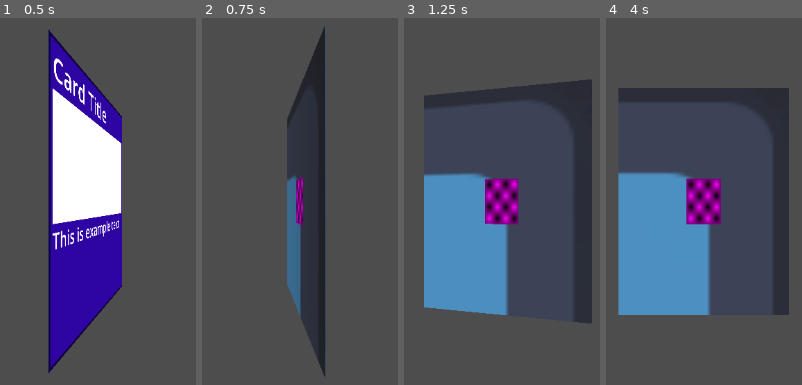
Above: before the commit, frames 1-4 (left to right).
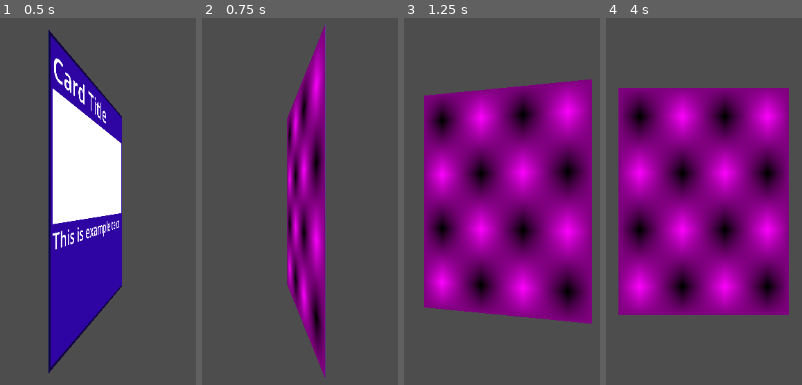
Above: after the commit, the same moments.

Repository: MamaDespik/GGJ-1
Game: Godot game, scene res://Cards/Card.tscn
The game is run twice, just before and just after one commit, with the same random seed, the same clock (stepped at 60 frames per second) and the same inputs. This scene is started directly instead of the project's main scene. The engine's default icon, where the game draws it, is replaced by a stand-in: a white triangle on a blue panel in a dark square.
Inputs:
- Up to frame 1 (0.5 s): no input
- Up to frame 2 (0.75 s): hold D (move_right) from 0.53 s (still down)
- Up to frame 3 (1.25 s): keep holding D (move_right)
- Up to frame 4 (4 s): release D (move_right) at 1.28 s; hold S (move_down) 1.28-2.03 s; hold D (move_right) 2.03-2.78 s; hold W (move_up) 2.78-3.53 s; hold A (move_left) from 3.53 s (still down)

Frame 1 is identical in both runs. In frame 2, 14% of the frame differs, in the area x 43-64%, y 1-99%; in frame 3, 53%; in frame 4, 53%, in the area x 6-94%, y 19-81%.

Commit message:
Organizational Tweaks

Diff:
--- a/godovelopment-game-jam-1/Cards/Card.tscn
+++ b/godovelopment-game-jam-1/Cards/Card.tscn
@@ -1,54 +1,54 @@
 [gd_scene load_steps=9 format=3 uid="uid://cb2547m4s54t2"]
 
-[ext_resource type="Texture2D" uid="uid://thnj12t7c3yd" path="res://Assets/icon.svg" id="1_oclfm"]
-[ext_resource type="Script" uid="uid://dhd6jwyvscbs1" path="res://Cards/card.gd" id="2_fynp6"]
-[ext_resource type="PackedScene" uid="uid://dc5awr60mathl" path="res://Cards/card_front.tscn" id="3_fynp6"]
+[ext_resource type="Script" uid="uid://dhd6jwyvscbs1" path="res://Cards/card.gd" id="1_470ht"]
+[ext_resource type="Texture2D" uid="uid://thnj12t7c3yd" path="res://Assets/icon.svg" id="2_wsk7e"]
+[ext_resource type="PackedScene" uid="uid://dc5awr60mathl" path="res://Cards/card_front.tscn" id="3_trd61"]
+
+[sub_resource type="ViewportTexture" id="ViewportTexture_37kl0"]
+viewport_path = NodePath("CardSprite/CardModelViewport")
 
 [sub_resource type="BoxMesh" id="BoxMesh_8uh7m"]
 size = Vector3(3.75, 5, 0.01)
 
 [sub_resource type="StandardMaterial3D" id="StandardMaterial3D_6uqi0"]
-albedo_texture = ExtResource("1_oclfm")
+albedo_texture = ExtResource("2_wsk7e")
 
 [sub_resource type="ViewportTexture" id="ViewportTexture_oclfm"]
-viewport_path = NodePath("CardFrontViewport")
+viewport_path = NodePath("CardSprite/CardModelViewport/CardModel/CardFront/CardFrontViewport")
 
 [sub_resource type="PlaceholderTexture2D" id="PlaceholderTexture2D_wqwah"]
-size = Vector2(75, 100)
-
-[sub_resource type="ViewportTexture" id="ViewportTexture_37kl0"]
-viewport_path = NodePath("CardModelViewport")
+size = Vector2(375, 500)
 
 [node name="Card" type="Node2D"]
 
-[node name="CardModelViewport" type="SubViewport" parent="."]
+[node name="CardSprite" type="Sprite2D" parent="."]
+position = Vector2(324, 311)
+texture = SubResource("ViewportTexture_37kl0")
 
-[node name="CardModel" type="MeshInstance3D" parent="CardModelViewport"]
+[node name="CardModelViewport" type="SubViewport" parent="CardSprite"]
+
+[node name="CardModel" type="MeshInstance3D" parent="CardSprite/CardModelViewport"]
 mesh = SubResource("BoxMesh_8uh7m")
 surface_material_override/0 = SubResource("StandardMaterial3D_6uqi0")
-script = ExtResource("2_fynp6")
+script = ExtResource("1_470ht")
 
-[node name="CardFront" type="Sprite3D" parent="CardModelViewport/CardModel"]
+[node name="CardFront" type="Sprite3D" parent="CardSprite/CardModelViewport/CardModel"]
 transform = Transform3D(1, 0, 0, 0, 1, 0, 0, 0, 1, 0, 0, 0.006)
 pixel_size = 0.005
 texture = SubResource("ViewportTexture_oclfm")
 
-[node name="CardBack" type="Sprite3D" parent="CardModelViewport/CardModel"]
+[node name="CardFrontViewport" type="SubViewport" parent="CardSprite/CardModelViewport/CardModel/CardFront"]
+size = Vector2i(750, 1000)
+
+[node name="CardFront" parent="CardSprite/CardModelViewport/CardModel/CardFront/CardFrontViewport" instance=ExtResource("3_trd61")]
+
+[node name="CardBack" type="Sprite3D" parent="CardSprite/CardModelViewport/CardModel"]
 transform = Transform3D(1, 0, 0, 0, 1, 0, 0, 0, 1, 0, 0, -0.006)
 texture = SubResource("PlaceholderTexture2D_wqwah")
 
-[node name="Camera3D" type="Camera3D" parent="CardModelViewport"]
+[node name="Camera3D" type="Camera3D" parent="CardSprite/CardModelViewport"]
 transform = Transform3D(1, 0, 0, 0, 1, 0, 0, 0, 1, 0, 0, 5.1)
 
-[node name="DirectionalLight3D" type="DirectionalLight3D" parent="CardModelViewport"]
+[node name="DirectionalLight3D" type="DirectionalLight3D" parent="CardSprite/CardModelViewport"]
 transform = Transform3D(-0.78338, -0.621398, -0.0134175, 0.621192, -0.78348, 0.0167198, -0.0209019, 0.00476298, 0.99977, 0, 0, 0)
 shadow_enabled = true
-
-[node name="Sprite2D" type="Sprite2D" parent="."]
-position = Vector2(324, 311)
-texture = SubResource("ViewportTexture_37kl0")
-
-[node name="CardFrontViewport" type="SubViewport" parent="."]
-size = Vector2i(750, 1000)
-
-[node name="CardFront" parent="CardFrontViewport" instance=ExtResource("3_fynp6")]
--- a/godovelopment-game-jam-1/Cards/card.gd
+++ b/godovelopment-game-jam-1/Cards/card.gd
@@ -1,11 +1,5 @@
 extends Node3D
 
-
-# Called when the node enters the scene tree for the first time.
-func _ready() -> void:
-	pass # Replace with function body.
-
-
-# Called every frame. 'delta' is the elapsed time since the previous frame.
-func _process(delta: float) -> void:
+func _process(_delta: float) -> void:
 	rotation.y += PI/80
+	return
Not shown, changed: TODO.txt
